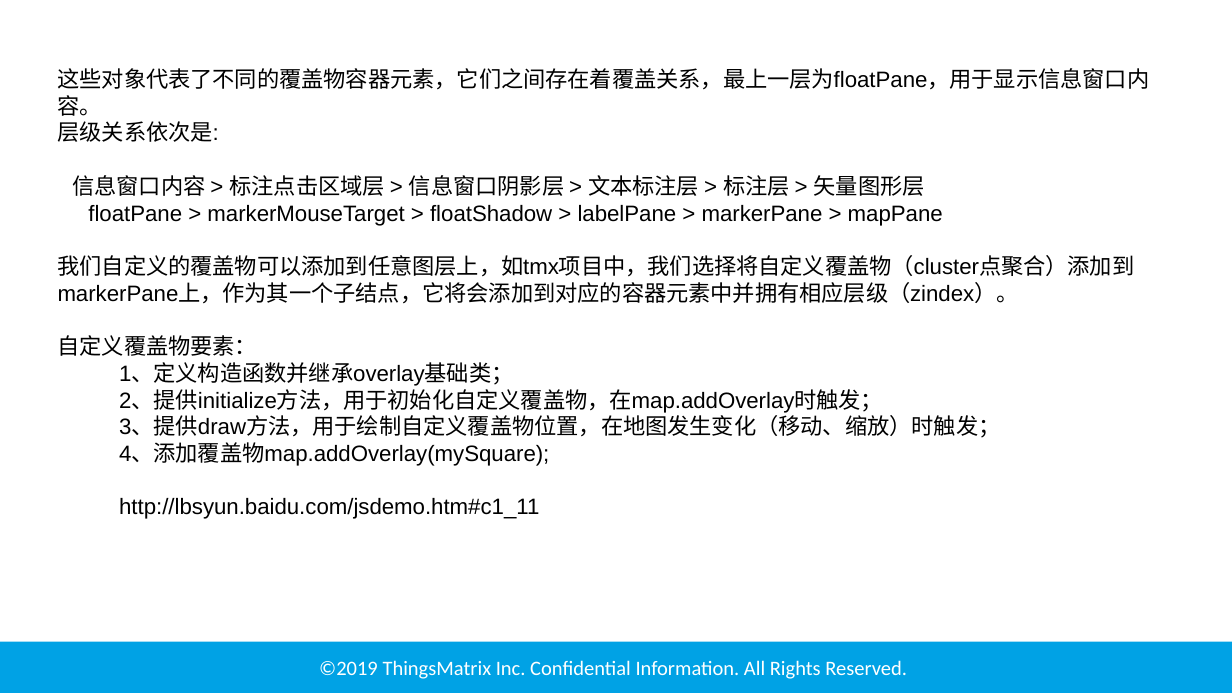
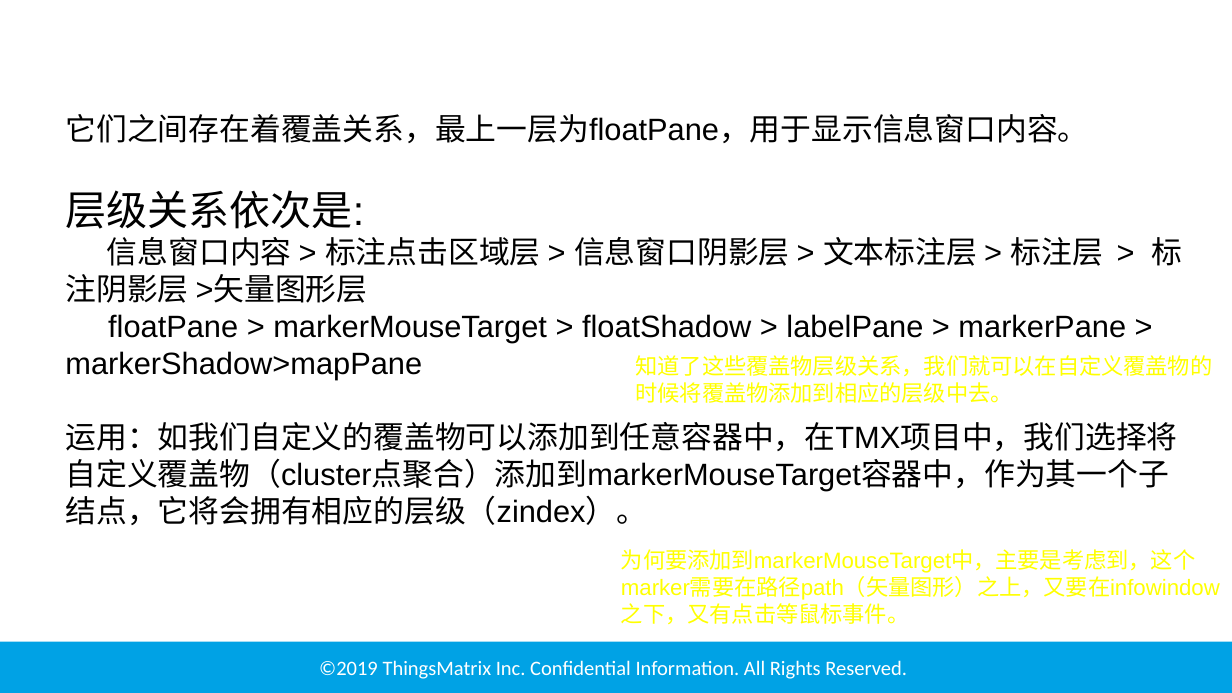
Before and after one commit to GUAPO-CN/maps, a slide deck: slide 8 of 地图技术分享.pptx (slide 9 before the commit). Drawn at 1232x693 pixels with LibreOffice and Linux fonts; fonts in the diff are those of the drawing; background and template pictures are left out. Boxes give left, top, right and bottom in pixels: in the first picture for what was removed or moved away, otherwise in the second. Text is boxed around its words. In the diff, an @@ line names an element or a change of style, - is before the commit and + after.

Commit message:
自定义marker兼容cluster

```diff
--- a/地图技术分享.pptx
+++ b/地图技术分享.pptx
@@ text "它们之间存在着覆盖关系，最上一层为floatPane，用于显示信息窗口内容。": place and size @@
-text "它们之间存在着覆盖关系，最上一层为floatPane，用于显示信息窗口内容。" at (58, 68, 1150, 519)
+text "它们之间存在着覆盖关系，最上一层为floatPane，用于显示信息窗口内容。" at (65, 114, 1183, 525)
@@ text at (65, 114, 1088, 143): text changed; size 13 to 18 pt @@
-这些对象代表了不同的覆盖物容器元素，它们之间存在着覆盖关系，最上一层为floatPane，用于显示信息窗口内容。
+它们之间存在着覆盖关系，最上一层为floatPane，用于显示信息窗口内容。
@@ text at (65, 190, 364, 229): size 13 to 24 pt in "层级关系依次是:" @@
@@ text at (65, 237, 1183, 525): text changed; size 13 to 18 pt @@
-信息窗口内容 > 标注点击区域层 > 信息窗口阴影层 > 文本标注层 > 标注层 > 矢量图形层
-floatPane > markerMouseTarget > floatShadow > labelPane > markerPane > mapPane
-我们自定义的覆盖物可以添加到任意图层上，如tmx项目中，我们选择将自定义覆盖物（cluster点聚合）添加到markerPane上，作为其一个子结点，它将会添加到对应的容器元素中并拥有相应层级（zindex）。
-自定义覆盖物要素：
-  1、定义构造函数并继承overlay基础类；
-  2、提供initialize方法，用于初始化自定义覆盖物，在map.addOverlay时触发；
-  3、提供draw方法，用于绘制自定义覆盖物位置，在地图发生变化（移动、缩放）时触发；
-  4、添加覆盖物map.addOverlay(mySquare);
-  http://lbsyun.baidu.com/jsdemo.htm#c1_11
+信息窗口内容 > 标注点击区域层 > 信息窗口阴影层 > 文本标注层 > 标注层 > 标注阴影层 >矢量图形层
+floatPane > markerMouseTarget > floatShadow > labelPane > markerPane > markerShadow>mapPane
+运用：如我们自定义的覆盖物可以添加到任意容器中，在TMX项目中，我们选择将自定义覆盖物（cluster点聚合）添加到markerMouseTarget容器中，作为其一个子结点，它将会拥有相应的层级（zindex）。
@@ text added at (635, 355, 1212, 403), 13 pt, text #FFFF00 @@
+知道了这些覆盖物层级关系，我们就可以在自定义覆盖物的时候将覆盖物添加到相应的层级中去。
@@ text added at (621, 549, 1220, 625), 13 pt, text #FFFF00 @@
+为何要添加到markerMouseTarget中，主要是考虑到，这个marker需要在路径path（矢量图形）之上，又要在infowindow之下，又有点击等鼠标事件。
```
Also in this commit, not shown: 6 other slides changed, 3 slides added, 2 slides removed, 12 other files.
